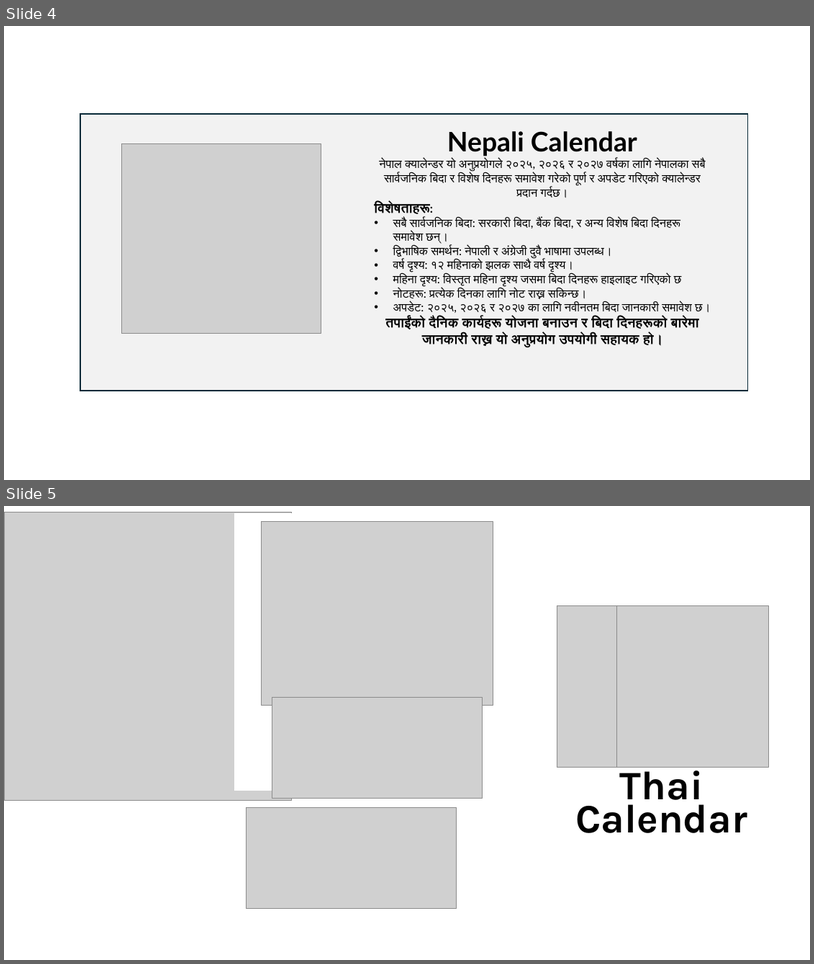
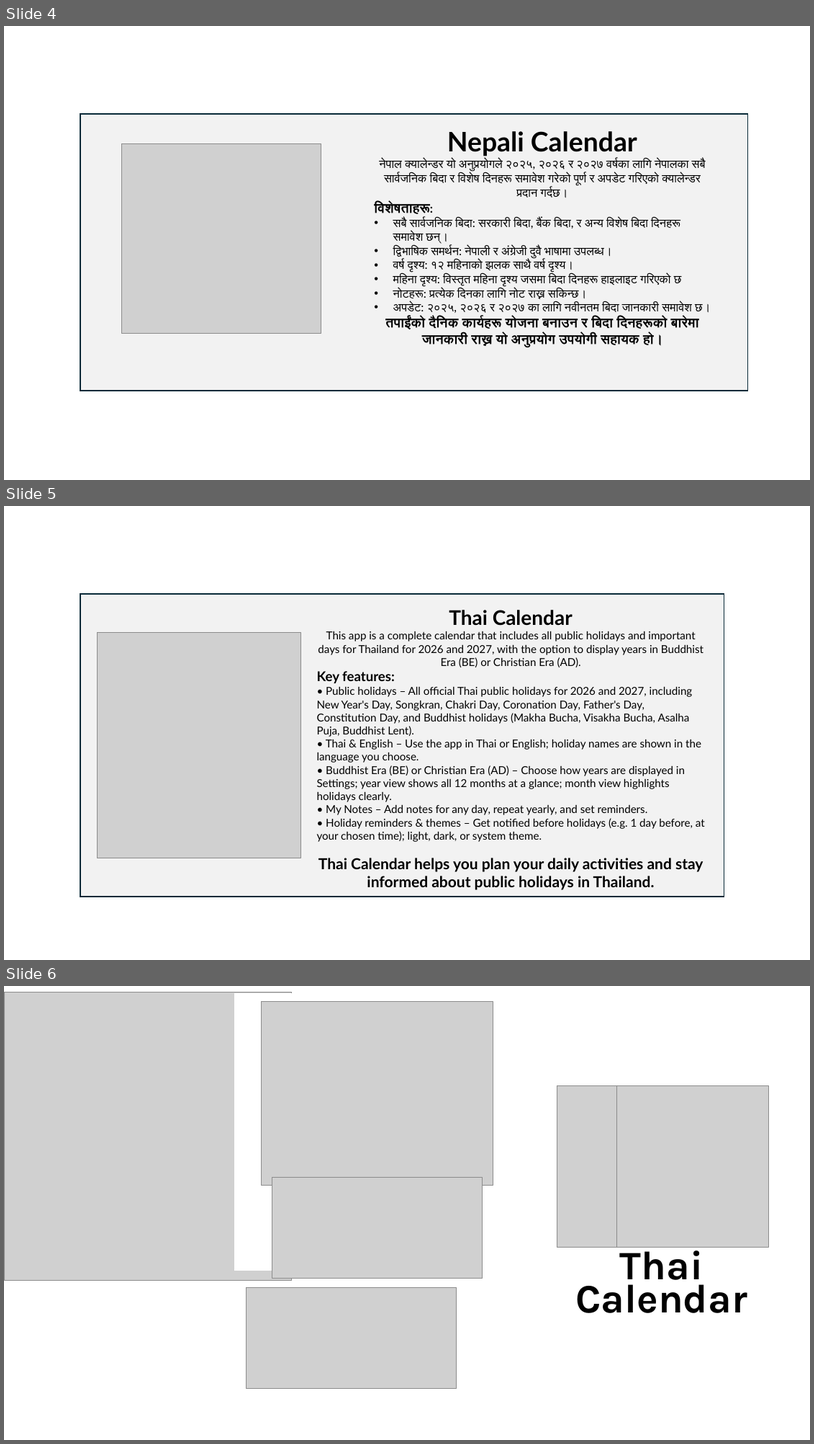
Before and after one commit to GihanMora/Calendar_app_template, a slide deck: store listing/New Microsoft PowerPoint Presentation.pptx. Shown one above the other, each under a label of ours: slides 4 and 5 before the commit, slides 4, 5 and 6 after it. The pictures are 814x964 and 814x1444 pixels, drawn with LibreOffice and Linux fonts; fonts in the diff are those of the drawing; grey boxes stand for pictures. Boxes give left, top, right and bottom in pixels: in the first picture for what was removed or moved away, otherwise in the second. Text is boxed around its words. In the diff, an @@ line names an element or a change of style, - is before the commit and + after.

```diff
--- a/store listing/New Microsoft PowerPoint Presentation.pptx
+++ b/store listing/New Microsoft PowerPoint Presentation.pptx
@@ slide 5 added at (4,506,810,960), background #FFFFFF @@
@@ rectangle added at (80,594,725,896), fill #F2F2F2, outline #092A39 1.5 pt @@
@@ text added at (317,610,705,890), 13 pt, text #000000 @@
+Thai Calendar
+This app is a complete calendar that includes all public holidays and important days for Thailand for 2026 and 2027, with the option to display years in Buddhist Era (BE) or Christian Era (AD).
+Key features:
+• Public holidays – All official Thai public holidays for 2026 and 2027, including New Year's Day, Songkran, Chakri Day, Coronation Day, Father's Day, Constitution Day, and Buddhist holidays (Makha Bucha, Visakha Bucha, Asalha Puja, Buddhist Lent).
+• Thai & English – Use the app in Thai or English; holiday names are shown in the language you choose.
+• Buddhist Era (BE) or Christian Era (AD) – Choose how years are displayed in Settings; year view shows all 12 months at a glance; month view highlights holidays clearly.
+• My Notes – Add notes for any day, repeat yearly, and set reminders.
+• Holiday reminders & themes – Get notified before holidays (e.g. 1 day before, at your chosen time); light, dark, or system theme.
+Thai Calendar helps you plan your daily activities and stay informed about public holidays in Thailand.
@@ picture added at (97,633,301,858) @@
@@ what was slide 5 is now slide 6 @@
```
Also in this commit, not shown: 14 other files.
